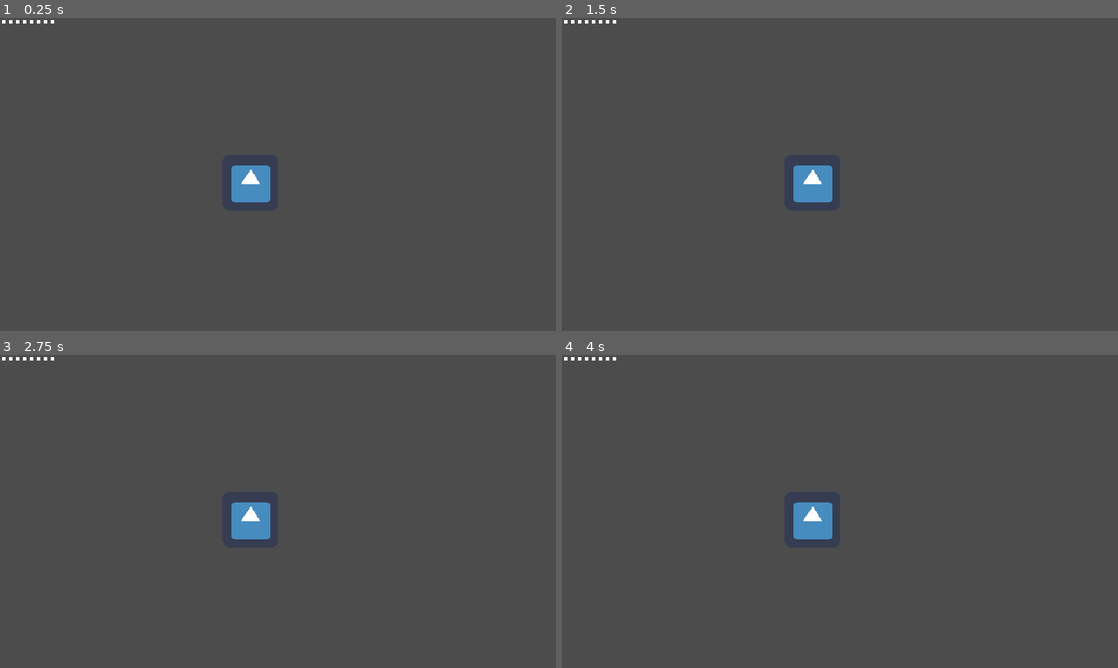
Above: before the commit, frames 1-4 (two rows, left to right).
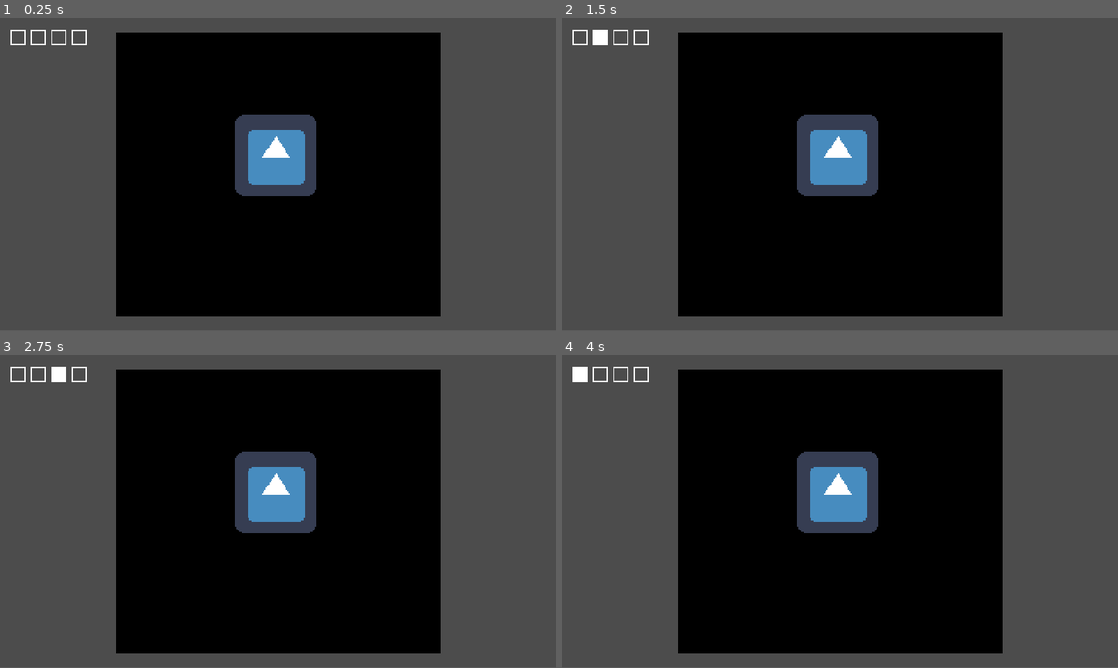
Above: after the commit, the same moments.

Repository: BielMaxBR/projeto-ritmo
Game: Godot game, scene res://scenes/Root.tscn
Two runs of this game, one before a commit and one after it. Both use one fixed random seed, a clock stepped at 60 frames per second and the inputs below. The engine's default icon, where the game draws it, is replaced by a stand-in: a white triangle on a blue panel in a dark square.
Inputs:
- Up to frame 1 (0.25 s): no input
- Up to frame 2 (1.5 s): tap Enter at 0.5 s; tap Space at 1.25 s
- Up to frame 3 (2.75 s): no input
- Up to frame 4 (4 s): tap Enter at 2.75 s; tap Space at 3.5 s
In our replay, the window is 800x450 before the commit and 800x449 after it. These sizes can differ from the game's own. Grey fills any space a smaller window leaves; there, only what the larger window draws over its background counts as a difference.

The runs differ from the first frame. In frame 1, 51% of the frame differs, in the area x 0-80%, y 0-96%; in frame 2, 51%; in frame 3, 51%; in frame 4, 51%.

Commit message:
UI ficando como o esperado

Diff:
--- a/Objects/Objeto_Estranho.tscn
+++ b/Objects/Objeto_Estranho.tscn
@@ -5,10 +5,10 @@
 [ext_resource path="res://songs/D.wav" type="AudioStream" id=3]
 
 [node name="Objeto_Estranho" type="KinematicBody2D"]
-position = Vector2( 288.826, 188.775 )
 script = ExtResource( 2 )
 
 [node name="icon" type="Sprite" parent="."]
+position = Vector2( 1.25989, 0 )
 texture = ExtResource( 1 )
 
 [node name="Song" type="AudioStreamPlayer" parent="."]
--- a/project.godot
+++ b/project.godot
@@ -23,15 +23,38 @@
 
 [display]
 
-window/size/width=640
-window/size/height=360
+window/size/width=438
+window/size/height=246
 window/size/resizable=false
-window/size/test_width=1280
-window/size/test_height=720
+window/size/test_width=848
+window/size/test_height=480
 window/vsync/use_vsync=false
 window/ios/hide_home_indicator=false
 window/stretch/mode="viewport"
 window/stretch/aspect="keep"
+
+[importer_defaults]
+
+texture={
+"compress/bptc_ldr": 0,
+"compress/hdr_mode": 0,
+"compress/lossy_quality": 0.7,
+"compress/mode": 0,
+"compress/normal_map": 0,
+"detect_3d": true,
+"flags/anisotropic": false,
+"flags/filter": false,
+"flags/mipmaps": false,
+"flags/repeat": 1,
+"flags/srgb": 2,
+"process/HDR_as_SRGB": false,
+"process/fix_alpha_border": true,
+"process/invert_color": false,
+"process/premult_alpha": false,
+"size_limit": 0,
+"stream": false,
+"svg/scale": 1.0
+}
 
 [input_devices]
 
--- a/scenes/GUI.tscn
+++ /dev/null
@@ -1,15 +0,0 @@
-[gd_scene load_steps=2 format=2]
-
-[ext_resource path="res://sprites/beat.png" type="Texture" id=1]
-
-[node name="GUI" type="Control"]
-__meta__ = {
-"_edit_use_anchors_": false
-}
-
-[node name="ritmo" type="Sprite" parent="."]
-scale = Vector2( 2, 2 )
-texture = ExtResource( 1 )
-centered = false
-region_enabled = true
-region_rect = Rect2( 0, 0, 32, 4 )
--- /dev/null
+++ b/scenes/GUI/GUI.tscn
@@ -0,0 +1,38 @@
+[gd_scene load_steps=3 format=2]
+
+[ext_resource path="res://scenes/GUI/Visualizador.tscn" type="PackedScene" id=1]
+[ext_resource path="res://scenes/Game.tscn" type="PackedScene" id=2]
+
+[node name="GUI" type="Control"]
+anchor_right = 1.0
+anchor_bottom = 1.0
+__meta__ = {
+"_edit_use_anchors_": false
+}
+
+[node name="Visualizer" parent="." instance=ExtResource( 1 )]
+margin_left = 6.23628
+margin_top = 6.90446
+margin_right = 6.23628
+margin_bottom = 6.90446
+
+[node name="viewportContainer" type="ViewportContainer" parent="."]
+anchor_left = 0.5
+anchor_top = 0.5
+anchor_right = 0.5
+anchor_bottom = 0.5
+margin_left = -128.0
+margin_top = -112.0
+margin_right = 128.0
+margin_bottom = 112.0
+__meta__ = {
+"_edit_use_anchors_": false
+}
+
+[node name="viewport" type="Viewport" parent="viewportContainer"]
+size = Vector2( 256, 224 )
+handle_input_locally = false
+disable_3d = true
+render_target_update_mode = 3
+
+[node name="Game" parent="viewportContainer/viewport" instance=ExtResource( 2 )]
--- /dev/null
+++ b/scenes/GUI/Visualizador.tscn
@@ -0,0 +1,9 @@
+[gd_scene load_steps=2 format=2]
+
+[ext_resource path="res://scripts/GUI/Visualizador.gd" type="Script" id=1]
+
+[node name="Visualizer" type="Control"]
+script = ExtResource( 1 )
+__meta__ = {
+"_edit_use_anchors_": false
+}
--- /dev/null
+++ b/scenes/Game.tscn
@@ -0,0 +1,20 @@
+[gd_scene load_steps=2 format=2]
+
+[ext_resource path="res://Objects/Objeto_Estranho.tscn" type="PackedScene" id=1]
+
+[node name="Game" type="Node2D"]
+
+[node name="colorRect" type="ColorRect" parent="."]
+margin_right = 445.0
+margin_bottom = 287.0
+color = Color( 0, 0, 0, 1 )
+__meta__ = {
+"_edit_use_anchors_": false
+}
+
+[node name="Objeto_Estranho" parent="." instance=ExtResource( 1 )]
+position = Vector2( 124.794, 97.3078 )
+
+[node name="camera2D" type="Camera2D" parent="."]
+anchor_mode = 0
+current = true
--- a/scenes/Root.tscn
+++ b/scenes/Root.tscn
@@ -1,14 +1,12 @@
-[gd_scene load_steps=3 format=2]
+[gd_scene load_steps=2 format=2]
 
-[ext_resource path="res://Objects/Objeto_Estranho.tscn" type="PackedScene" id=1]
-[ext_resource path="res://scenes/GUI.tscn" type="PackedScene" id=2]
+[ext_resource path="res://scenes/GUI/GUI.tscn" type="PackedScene" id=2]
 
-[node name="Root" type="Node2D"]
+[node name="Root" type="Control"]
+anchor_right = 1.0
+anchor_bottom = 1.0
+__meta__ = {
+"_edit_use_anchors_": false
+}
 
 [node name="GUI" parent="." instance=ExtResource( 2 )]
-
-[node name="Objeto_Estranho" parent="." instance=ExtResource( 1 )]
-position = Vector2( 287.704, 188.775 )
-
-[node name="camera2D" type="Camera2D" parent="."]
-anchor_mode = 0
--- /dev/null
+++ b/scripts/GUI/Visualizador.gd
@@ -0,0 +1,35 @@
+extends Control
+
+onready var manager = get_node('/root/CicleManager')
+
+const beat = preload("res://sprites/beat.png")
+const empty = preload("res://sprites/empty.png")
+
+
+func _ready():
+	manager.connect("quarta", self, "_hit")
+	create_beats(manager.disco)
+
+func _hit(val):
+	beat(val)
+
+func create_beats(tamanho):
+	for i in range(0,tamanho):
+		var sprite = Sprite.new()
+		sprite.texture = empty
+		sprite.centered = false
+		sprite.position.x = empty.get_size().x * i
+		sprite.name = str(i)
+		print(i)
+		add_child(sprite)
+	pass
+
+func beat(val):
+	for i in range(0, manager.disco):
+		var sprite = get_node(str(i))
+
+		if i == val:
+			sprite.texture = beat
+		else:
+			sprite.texture = empty
+	pass
--- a/scripts/Objeto_Estranho.gd
+++ b/scripts/Objeto_Estranho.gd
@@ -6,4 +6,5 @@
 	manager.connect("quarta", self, "_hit")
 
 func _hit(val):
-	$Song.play()
+	#$Song.play()
+	pass
Binary file changed: sprites/beat.png
Binary file added: sprites/empty.png
Not shown, added: sprites/empty.png.import
